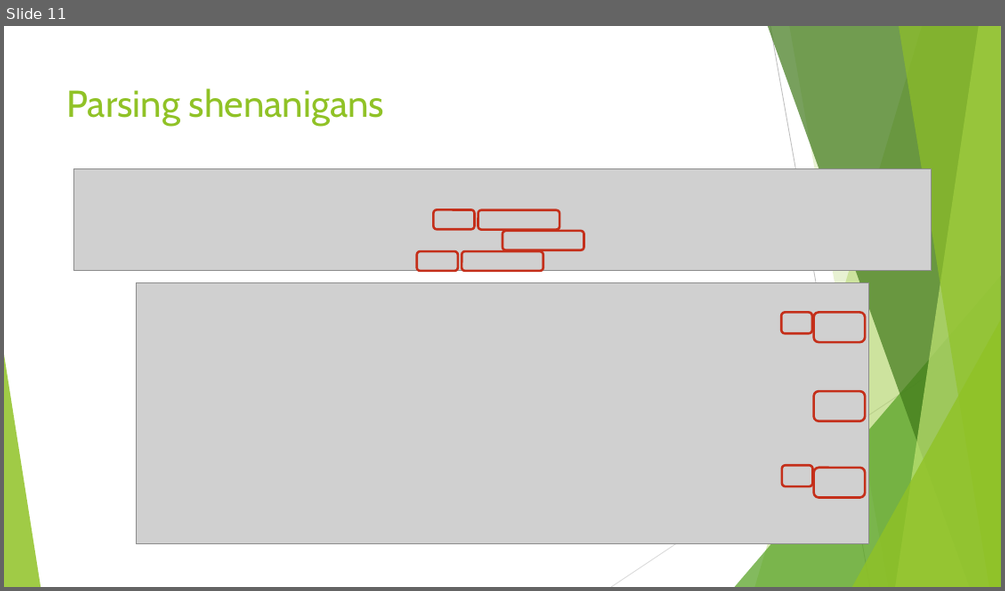
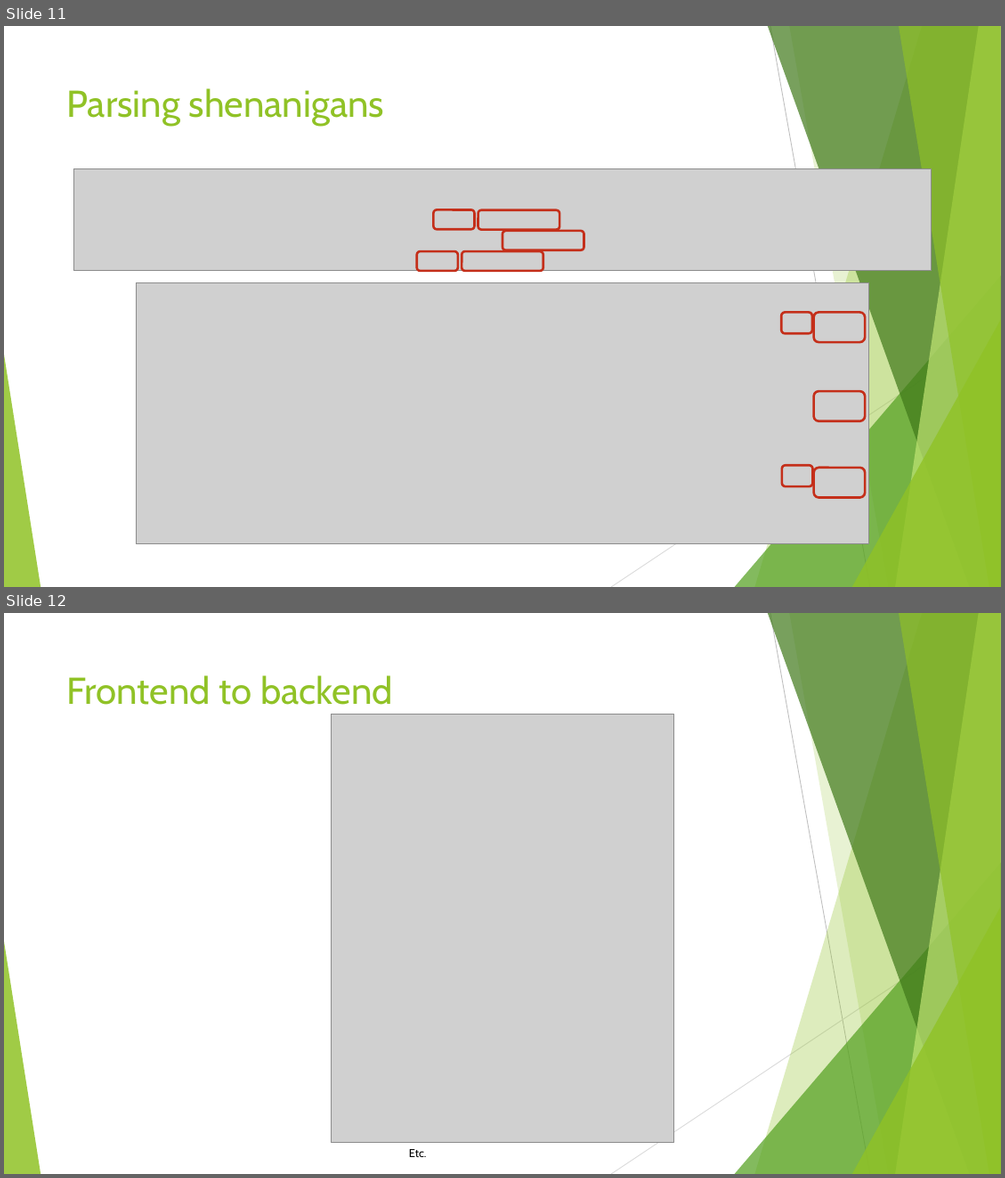
Before and after one commit to Exopi-Talent-Academy/Cereal_API_Rebekka, a slide deck: Cereal API Presentation.pptx. Shown one above the other, each under a label of ours: slide 11 before the commit, slides 11 and 12 after it. The pictures are 1005x591 and 1005x1178 pixels, drawn with LibreOffice and Linux fonts; fonts in the diff are those of the drawing; grey boxes stand for pictures. Boxes give left, top, right and bottom in pixels: in the first picture for what was removed or moved away, otherwise in the second. Text is boxed around its words. In the diff, an @@ line names an element or a change of style, - is before the commit and + after.

```diff
--- a/Cereal API Presentation.pptx
+++ b/Cereal API Presentation.pptx
@@ slide 12 added at (x1=4, y1=613, x2=1001, y2=1174), background #FFFFFF; not listed: 10 template elements that a slide beside it also shows @@
@@ title added at (x1=67, y1=675, x2=393, y2=705), 36 pt, text #90C226 @@
+Frontend to backend
@@ picture added at (x1=332, y1=714, x2=674, y2=1142) @@
@@ text added at (x1=409, y1=1149, x2=427, y2=1157), 11 pt, text #000000 @@
+Etc.
```
Also in this commit, not shown: 1 slide changed.
